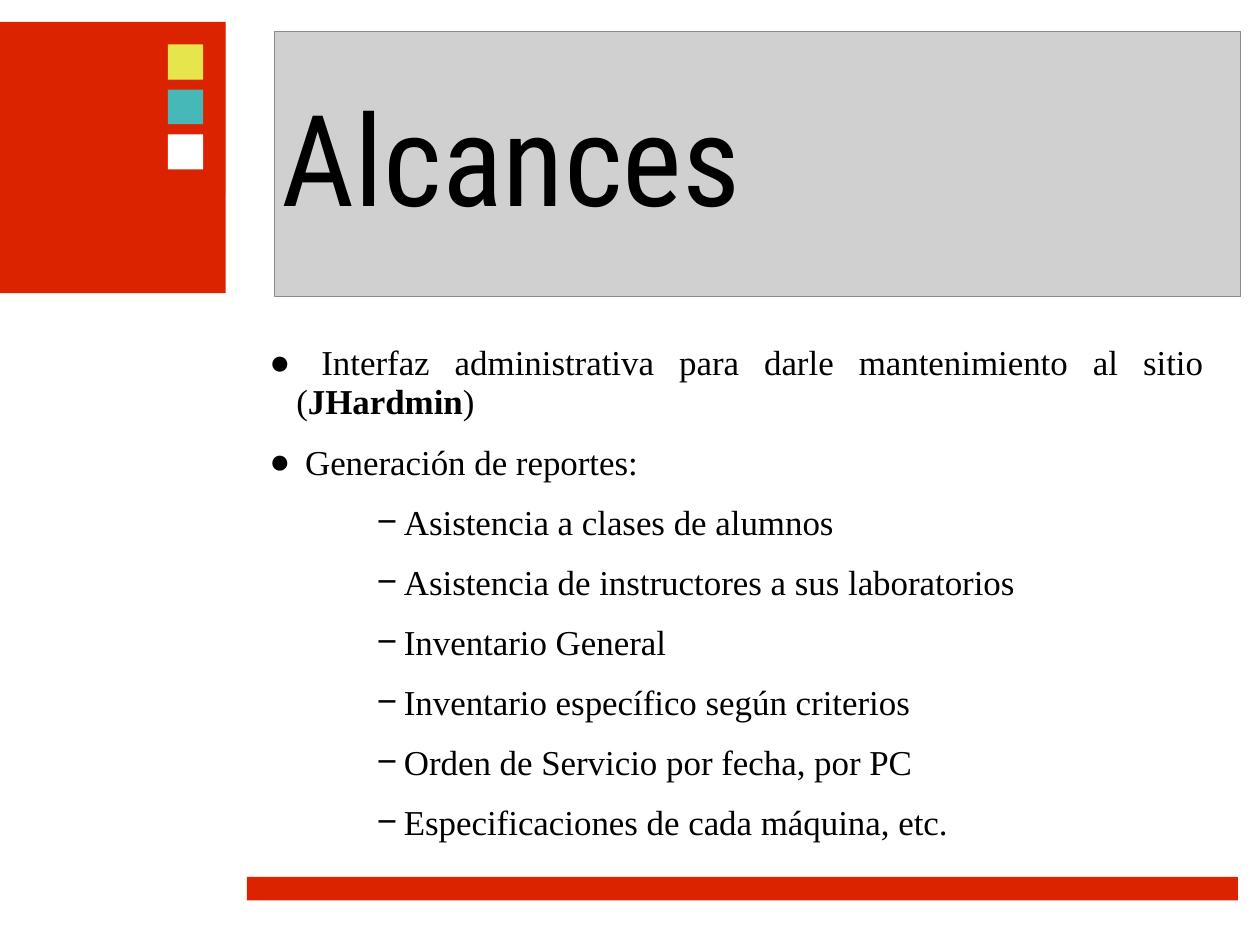
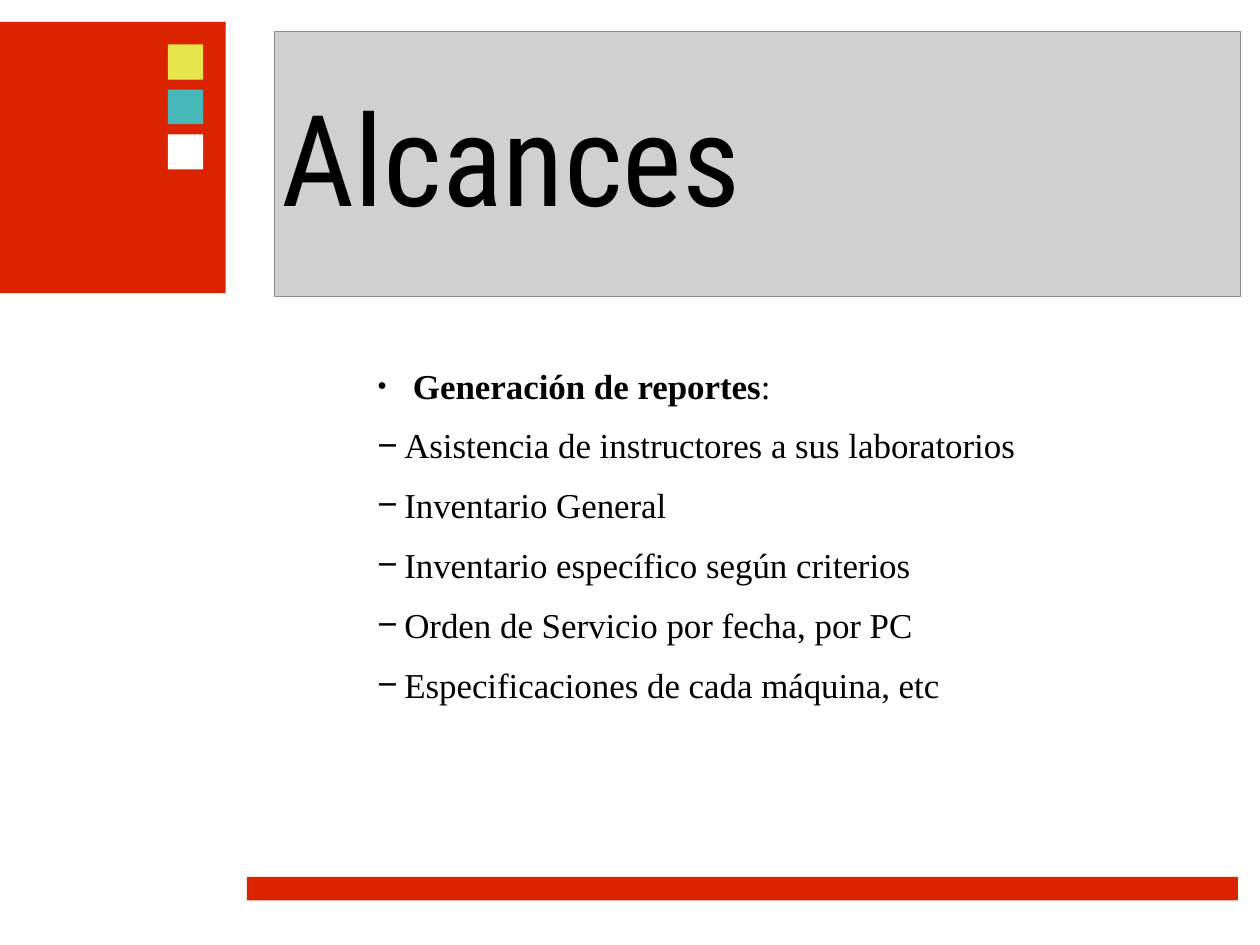
Before and after one commit to ramayac/jhard, a slide deck: slide 13 of presentaciones/primera defensa/jhard.ppt (slide 12 before the commit). Drawn at 1260x945 pixels with LibreOffice and Linux fonts; fonts in the diff are those of the drawing; grey boxes stand for pictures; background and template pictures are left out. Boxes give left, top, right and bottom in pixels: in the first picture for what was removed or moved away, otherwise in the second. Text is boxed around its words. In the diff, an @@ line names an element or a change of style, - is before the commit and + after.

```diff
--- a/presentaciones/primera defensa/jhard.ppt
+++ b/presentaciones/primera defensa/jhard.ppt
@@ text at (296,350,1203,422): paragraph removed @@
-● Interfaz administrativa para darle mantenimiento al sitio (JHardmin)
@@ text at (404,374,1014,646): bold on in "Generación de reportes:"; alignment justified to left; list level 1 to 5 in "Generación de reportes:"; line spacing 1.43 to 1.5 @@
@@ text at (404,510,833,536): paragraph removed @@
-        − Asistencia a clases de alumnos
@@ text at (404,673,940,705): text changed @@
-        − Especificaciones de cada máquina, etc.
+        − Especificaciones de cada máquina, etc
```
Also in this commit, not shown: 5 other slides changed.
